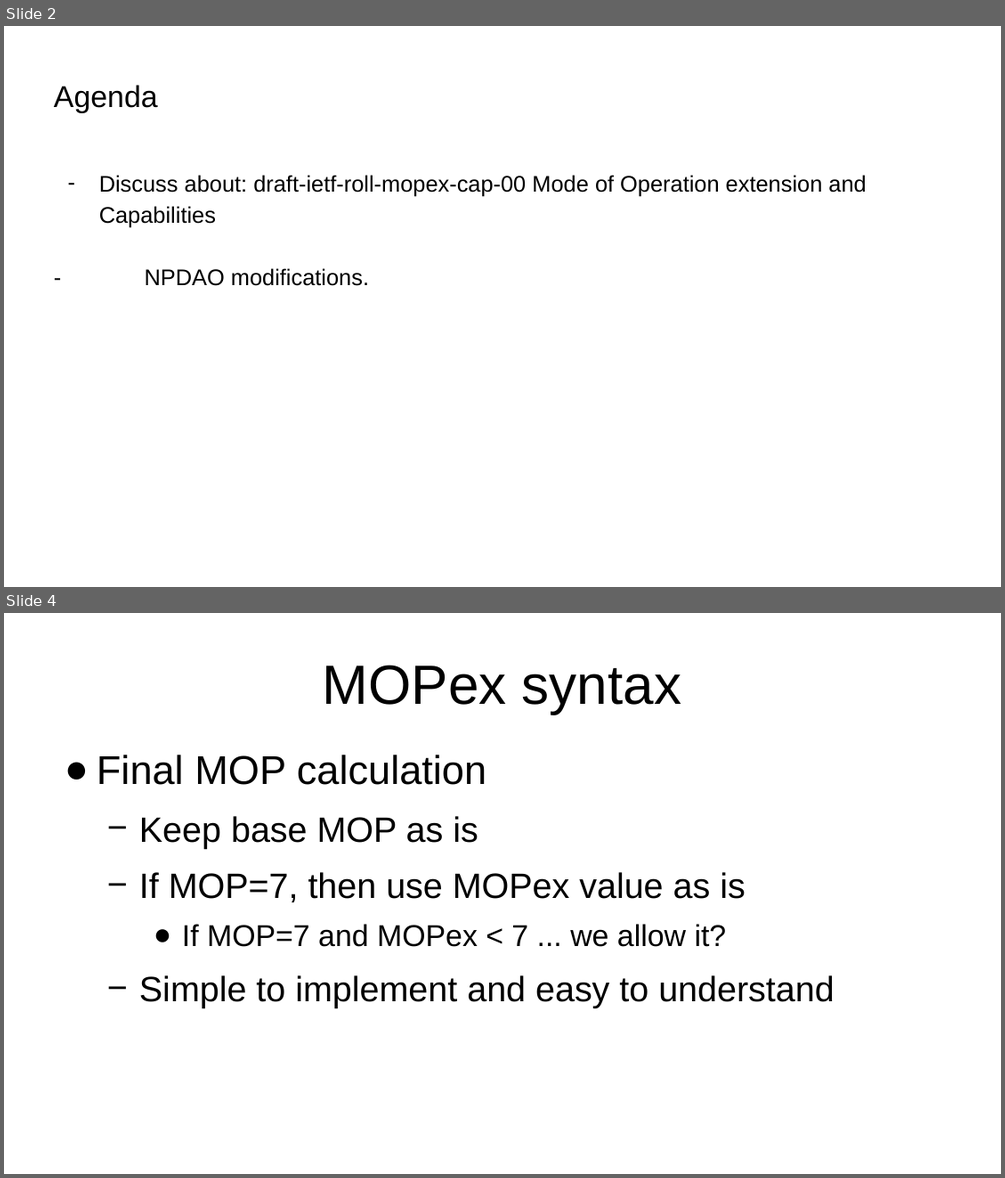
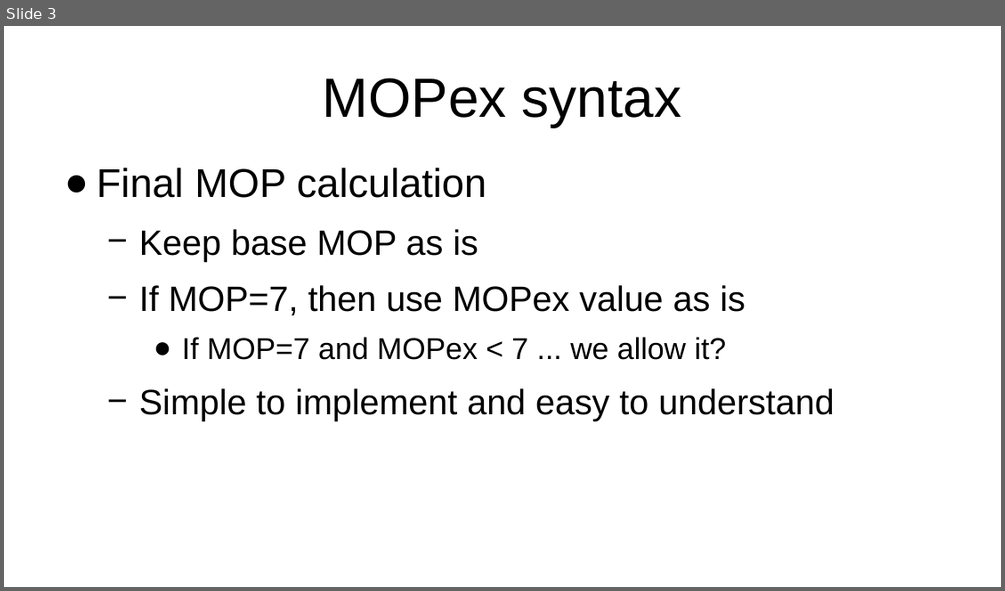
Before and after one commit to roll-wg/ROLL-Interim-Meeting, a slide deck: ROLL-Interim.odp. Shown one above the other, each under a label of ours: slides 2 and 4 before the commit, slide 3 after it; the slides between them are not shown. The pictures are 1005x1178 and 1005x591 pixels, drawn with LibreOffice and Linux fonts; fonts in the diff are those of the drawing. Boxes give left, top, right and bottom in pixels: in the first picture for what was removed or moved away, otherwise in the second. Text is boxed around its words. In the diff, an @@ line names an element or a change of style, - is before the commit and + after.

```diff
--- a/ROLL-Interim.odp
+++ b/ROLL-Interim.odp
@@ slide 2 removed at [4,26,1001,587], background #FFFFFF @@
@@ title removed at [54,85,158,113] @@
-Agenda
@@ subtitle removed at [99,175,866,286] @@
-– Discuss about: draft-ietf-roll-mopex-cap-00 Mode of Operation extension and Capabilities
-- NPDAO modifications.
@@ what was slide 4 is now slide 3 @@
```
Also in this commit, not shown: 3 slides changed, 1 other file.
